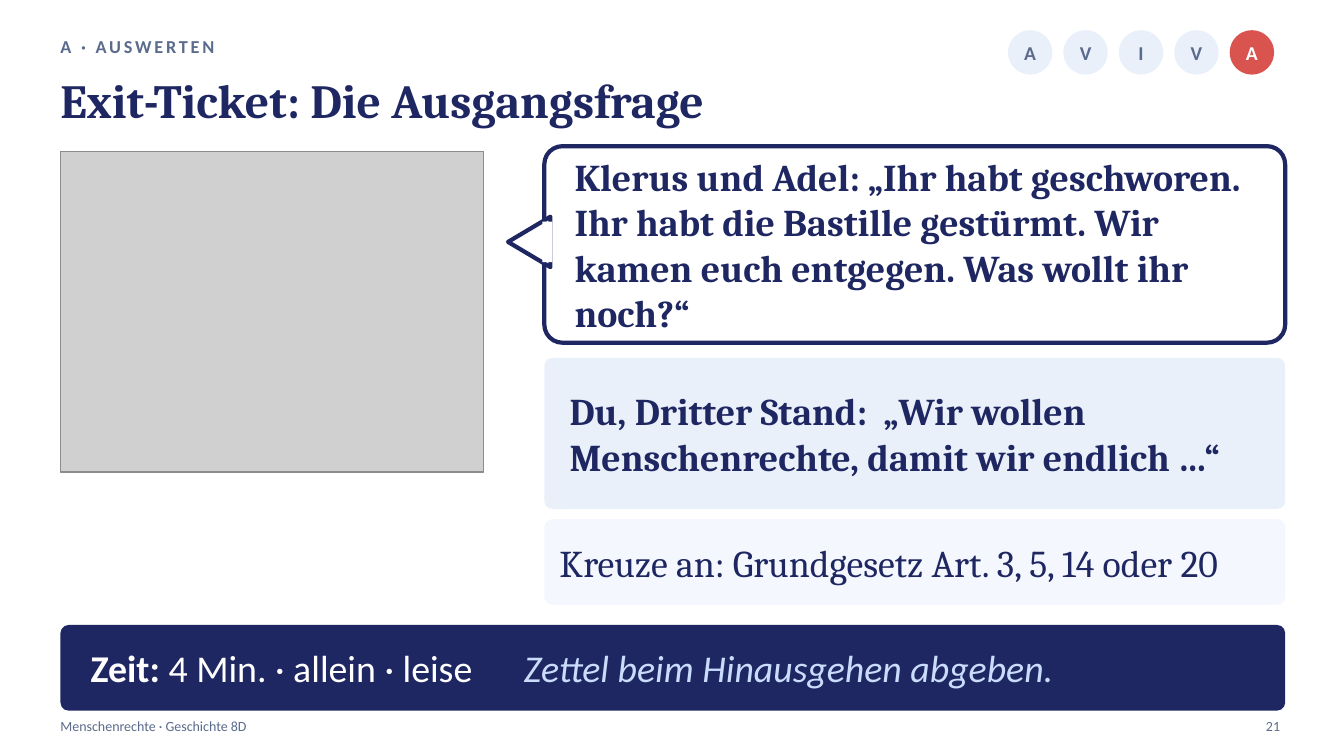
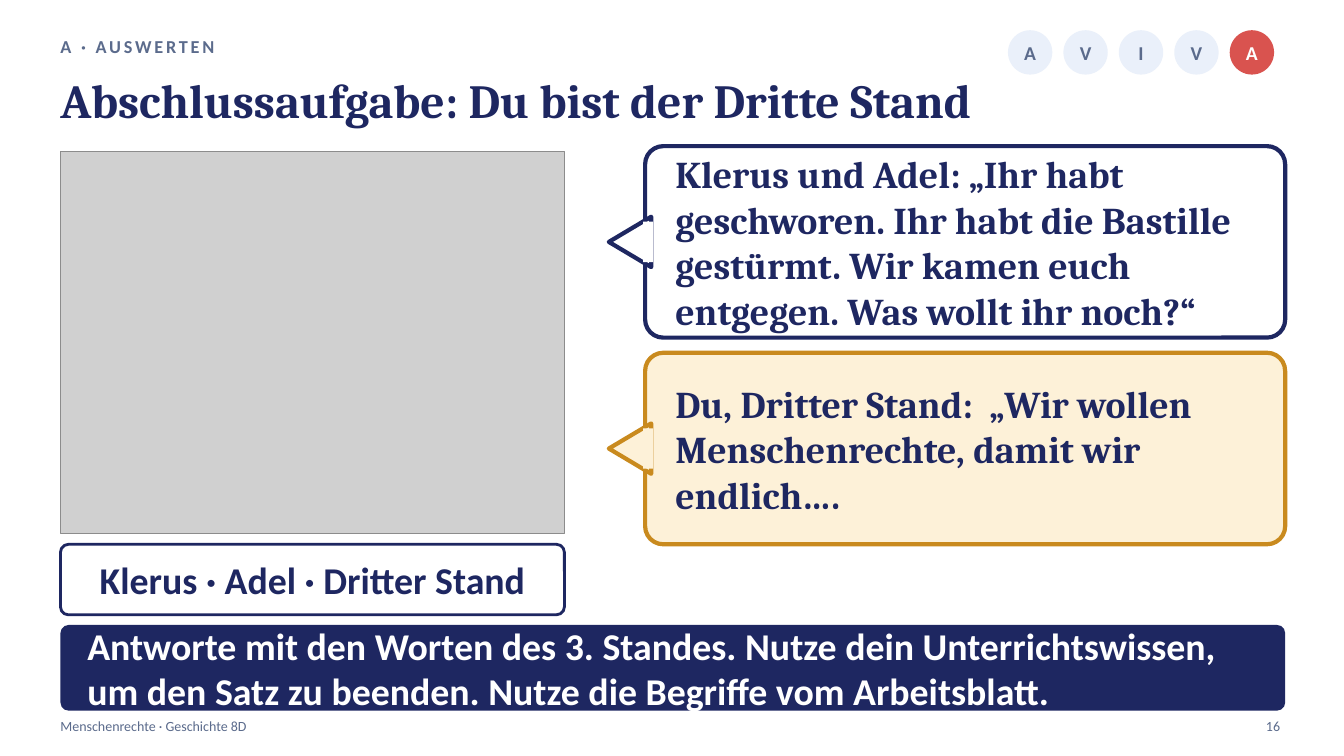
Before and after one commit to golzkonstantin-gif/Schule, a slide deck: slide 16 of Geschichte_8D/Stunde4_Menschenrechte/Praesentation_Stunde4_Menschenrechte_8D.pptx (slide 21 before the commit). Drawn at 1344x756 pixels with LibreOffice and Linux fonts; fonts in the diff are those of the drawing; grey boxes stand for pictures. Boxes give left, top, right and bottom in pixels: in the first picture for what was removed or moved away, otherwise in the second. Text is boxed around its words. In the diff, an @@ line names an element or a change of style, - is before the commit and + after.

```diff
--- a/Geschichte_8D/Stunde4_Menschenrechte/Praesentation_Stunde4_Menschenrechte_8D.pptx
+++ b/Geschichte_8D/Stunde4_Menschenrechte/Praesentation_Stunde4_Menschenrechte_8D.pptx
@@ text at bbox=[60, 84, 971, 128]: text changed @@
-Exit-Ticket: Die Ausgangsfrage
+Abschlussaufgabe: Du bist der Dritte Stand
@@ rounded rectangle: place and size @@
-rounded rectangle at bbox=[544, 146, 1286, 343]
+rounded rectangle at bbox=[645, 146, 1286, 338]
@@ rounded rectangle at bbox=[645, 146, 1286, 338]: proportions changed @@
@@ text "Klerus und Adel: „Ihr habt ..." rewrapped from bbox=[575, 164, 1241, 328] to bbox=[675, 161, 1231, 333] @@
@@ picture: place and size @@
-picture at bbox=[60, 151, 484, 472]
+picture at bbox=[60, 151, 565, 533]
@@ triangle: place and size @@
-triangle at bbox=[508, 217, 551, 267]
+triangle at bbox=[609, 217, 651, 267]
@@ rectangle: place and size @@
-rectangle at bbox=[542, 222, 553, 262]
+rectangle at bbox=[643, 222, 653, 262]
@@ rounded rectangle removed at bbox=[544, 358, 1286, 509] @@
@@ rounded rectangle: place and size @@
-rounded rectangle at bbox=[544, 519, 1286, 605]
+rounded rectangle at bbox=[645, 353, 1286, 544]
@@ rounded rectangle at bbox=[645, 353, 1286, 544]: fill #F4F7FD to #FDF1D8; outline none to #C98A1E 3 pt; proportions changed @@
@@ text at bbox=[675, 391, 1191, 510]: text changed @@
-Du, Dritter Stand: „Wir wollen Menschenrechte, damit wir endlich …“
+Du, Dritter Stand: „Wir wollen Menschenrechte, damit wir endlich….
@@ triangle added at bbox=[609, 423, 651, 474], fill #FDF1D8, outline #C98A1E 3 pt @@
@@ rectangle added at bbox=[643, 429, 653, 469], fill #FDF1D8 @@
@@ rounded rectangle added at bbox=[60, 544, 565, 615], fill #FFFFFF, outline #1E2761 2 pt @@
@@ text added at bbox=[100, 567, 525, 595], 27 pt, text #1E2761, bold @@
+Klerus · Adel · Dritter Stand
@@ text removed at bbox=[559, 550, 1218, 585] @@
-Kreuze an: Grundgesetz Art. 3, 5, 14 oder 20
@@ text at bbox=[87, 633, 1216, 715]: text changed; text colour #CADCFC to #FFFFFF; bold on; italic off @@
-Zeit: 4 Min. · allein · leise Zettel beim Hinausgehen abgeben.
+Antworte mit den Worten des 3. Standes. Nutze dein Unterrichtswissen, um den Satz zu beenden. Nutze die Begriffe vom Arbeitsblatt.
@@ text at bbox=[1266, 721, 1280, 731]: text changed @@
-21
+16
```
Also in this commit, not shown: 13 other slides changed, 3 slides added, 9 slides removed, 8 other files.
